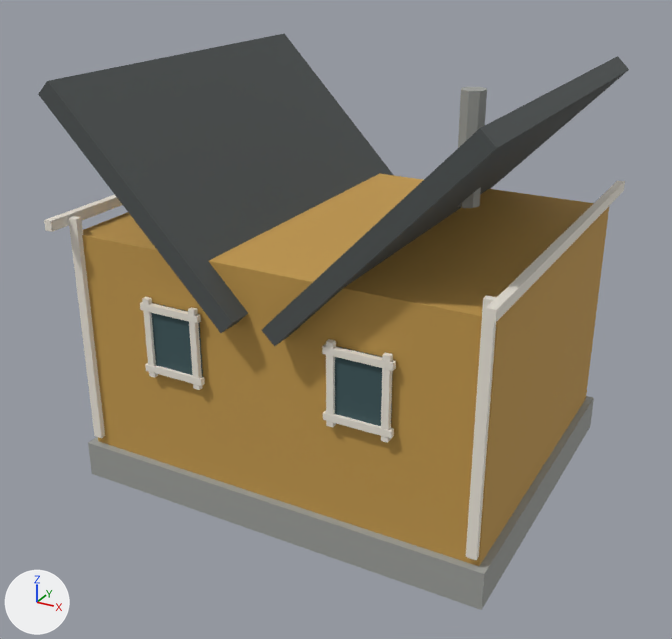
What one commit did to the glTF model assets/runtime/models/norway/norway-house-ochre-white_lod0.glb.
Both versions are drawn from a camera (50 mm lens) standing at (9.79, -18.66, 12.94) and looking at (-0.23, -0.44, 3.83). The lights are fixed; the arrows at lower left show +X, +Y and +Z. The older version comes first. Vertices at exactly the same position are counted once.

Names of what the first picture shows: 'RF_House_Chimney', 'RF_House_Corner', 'RF_House_Corner.001', 'RF_House_Fascia', 'RF_House_Fascia.001', 'RF_House_Foundation', 'RF_House_RoofA', 'RF_House_RoofB', 'RF_House_Walls', 'RF_House_WindowRecess', 'RF_House_WindowRecess.001' and 8 more.
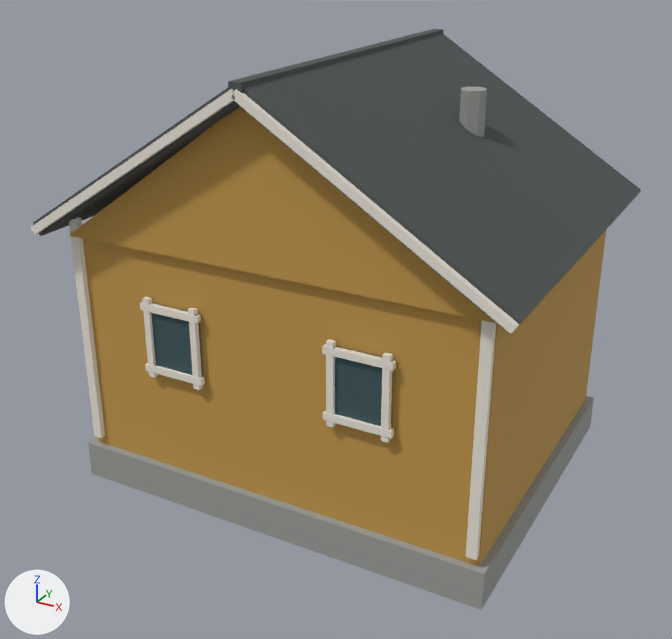
Pixel boxes (x1, y1, x2, y2) of what changed, in the pictures (672 x 639 px):
'RF_House_RoofB', reshaped, moved (11% wider)
    before: (262, 56, 629, 346)
    after: (234, 33, 641, 335)
'RF_House_RoofA', reshaped, moved
    before: (38, 34, 393, 333)
    after: (33, 88, 240, 236)
'RF_House_Gables', added (orange)
    after: (69, 107, 495, 323)
'RF_House_VergeRightFront', added
    after: (231, 89, 519, 334)
'RF_House_Fascia.001', deleted
    before: (485, 181, 625, 323)
'RF_House_VergeLeftFront', added
    after: (31, 89, 234, 235)
'RF_House_RidgeCap', added
    after: (228, 29, 444, 93)
'RF_House_Fascia', deleted
    before: (44, 195, 122, 232)

What changed in the scene script:
```text
Change me_cube_051:
    remove me_cube_051.from_pydata(...)  # 8 vertices, 12 faces; spans x -2.3..2.3, y -4.57..4.57, z -2.38..2.38
    add me_cube_051.from_pydata(...)  # 8 vertices, 12 faces; spans x -2.85..2.85, y -4.58..4.58, z -1.87..1.87
    me_cube_051 part 1
    me_cube_051.vertices[0].co: (-2.3, -4.57, 2.08) -> (-2.67, -4.58, -1.87)  # pixel (38, 94) -> pixel (40, 236)
    me_cube_051.vertices[1].co: (-2.0, -4.57, 2.38) -> (-2.85, -4.58, -1.58)  # pixel (47, 80) -> pixel (32, 222)
    me_cube_051.vertices[2].co: (-2.3, 4.57, 2.08) -> (-2.67, 4.58, -1.87)
    me_cube_051.vertices[3].co: (-2.0, 4.57, 2.38) -> (-2.85, 4.58, -1.58)  # pixel (284, 33) -> not seen
    me_cube_051.vertices[4].co: (2.0, -4.57, -2.38) -> (2.85, -4.58, 1.58)  # pixel (220, 333) -> not seen
    me_cube_051.vertices[5].co: (2.3, -4.57, -2.08) -> (2.67, -4.58, 1.87)  # pixel (232, 323) -> not seen
    me_cube_051.vertices[6].co: (2.0, 4.57, -2.38) -> (2.85, 4.58, 1.58)
    me_cube_051.vertices[7].co: (2.3, 4.57, -2.08) -> (2.67, 4.58, 1.87)
Change me_cube_052:
    remove me_cube_052.from_pydata(...)  # 8 vertices, 12 faces; spans x -2.3..2.3, y -4.57..4.57, z -2.38..2.38
    add me_cube_052.from_pydata(...)  # 8 vertices, 12 faces; spans x -2.85..2.85, y -4.58..4.58, z -1.87..1.87
    me_cube_052 part 2
    me_cube_052.vertices[0].co: (-2.0, -4.57, -2.38) -> (-2.85, -4.58, 1.58)  # pixel (274, 346) -> pixel (232, 100)
    me_cube_052.vertices[1].co: (-2.3, -4.57, -2.08) -> (-2.67, -4.58, 1.87)  # pixel (261, 329) -> not seen
    me_cube_052.vertices[2].co: (-2.0, 4.57, -2.38) -> (-2.85, 4.58, 1.58)
    me_cube_052.vertices[3].co: (-2.3, 4.57, -2.08) -> (-2.67, 4.58, 1.87)
    me_cube_052.vertices[4].co: (2.3, -4.57, 2.08) -> (2.67, -4.58, -1.87)  # pixel (496, 148) -> pixel (510, 334)
    me_cube_052.vertices[5].co: (2.0, -4.57, 2.38) -> (2.85, -4.58, -1.58)  # pixel (479, 128) -> pixel (522, 321)
    me_cube_052.vertices[6].co: (2.3, 4.57, 2.08) -> (2.67, 4.58, -1.87)  # pixel (629, 69) -> pixel (632, 200)
    me_cube_052.vertices[7].co: (2.0, 4.57, 2.38) -> (2.85, 4.58, -1.58)  # pixel (617, 56) -> pixel (641, 190)
Add me_cube_070:
    me_cube_070.from_pydata([(-2.81, -0.08, 1.65), (-2.71, -0.08, 1.8), (-2.81, 0.08, 1.65), (-2.71, 0.08, 1.8), (2.71, -0.08, -1.8), (2.81, -0.08, -1.65), (2.71, 0.08, -1.8), (2.81, 0.08, -1.65)], [], [(0, 1, 3), (0, 3, 2), (2, 3, 7), (2, 7, 6), (6, 7, 5), (6, 5, 4), (4, 5, 1), (4, 1, 0), (2, 6, 4), (2, 4, 0), (7, 3, 1), (7, 1, 5)])
    me_cube_070.materials.append(mat_rf_warm_white)  # white #efe8dd
Add me_cube_069:
    me_cube_069.from_pydata([(-2.71, -0.08, -1.8), (-2.81, -0.08, -1.65), (-2.71, 0.08, -1.8), (-2.81, 0.08, -1.65), (2.81, -0.08, 1.65), (2.71, -0.08, 1.8), (2.81, 0.08, 1.65), (2.71, 0.08, 1.8)], [], [(0, 1, 3), (0, 3, 2), (2, 3, 7), (2, 7, 6), (6, 7, 5), (6, 5, 4), (4, 5, 1), (4, 1, 0), (2, 6, 4), (2, 4, 0), (7, 3, 1), (7, 1, 5)])
    me_cube_069.materials.append(mat_rf_warm_white)  # white #efe8dd
Change ob_rf_house_roofa:
    ob_rf_house_roofa.location: (-2.65, 0.0, 7.4) -> (-2.76, 0.0, 8.21)
Change ob_rf_house_roofb:
    ob_rf_house_roofb.location: (2.65, 0.0, 7.4) -> (2.76, 0.0, 8.21)
Remove ob_rf_house_fascia:
    ob_rf_house_fascia = bpy.data.objects.new('RF_House_Fascia', me_cube_055)
Remove ob_rf_house_fascia_001:
    ob_rf_house_fascia_001 = bpy.data.objects.new('RF_House_Fascia.001', me_cube_056)
Add ob_rf_house_ridgecap:
    ob_rf_house_ridgecap = bpy.data.objects.new('RF_House_RidgeCap', me_cube_073)  # a box spanning x -0.14..0.14, y -4.64..4.64, z -0.12..0.12; in mat_rf_roof_slate (dark grey #4d5252)
    ob_rf_house_ridgecap.location = (0.0, 0.0, 10.01)
Add ob_rf_house_vergerightfront:
    ob_rf_house_vergerightfront = bpy.data.objects.new('RF_House_VergeRightFront', me_cube_070)
    ob_rf_house_vergerightfront.location = (2.76, -4.62, 8.21)
Add ob_rf_house_vergeleftfront:
    ob_rf_house_vergeleftfront = bpy.data.objects.new('RF_House_VergeLeftFront', me_cube_069)
    ob_rf_house_vergeleftfront.location = (-2.76, -4.62, 8.21)
Add ob_rf_house_gables:
    ob_rf_house_gables = bpy.data.objects.new('RF_House_Gables', me_rf_house_gables_mesh_004)  # 12 vertices, 16 faces; spans x -5.0..5.0, y -4.16..4.16, z 6.3..9.79; in mat_rf_wall_ochre_white (orange #c49a4c)
    ob_rf_house_gables.location = (0.0, 0.0, 0.0)
```
